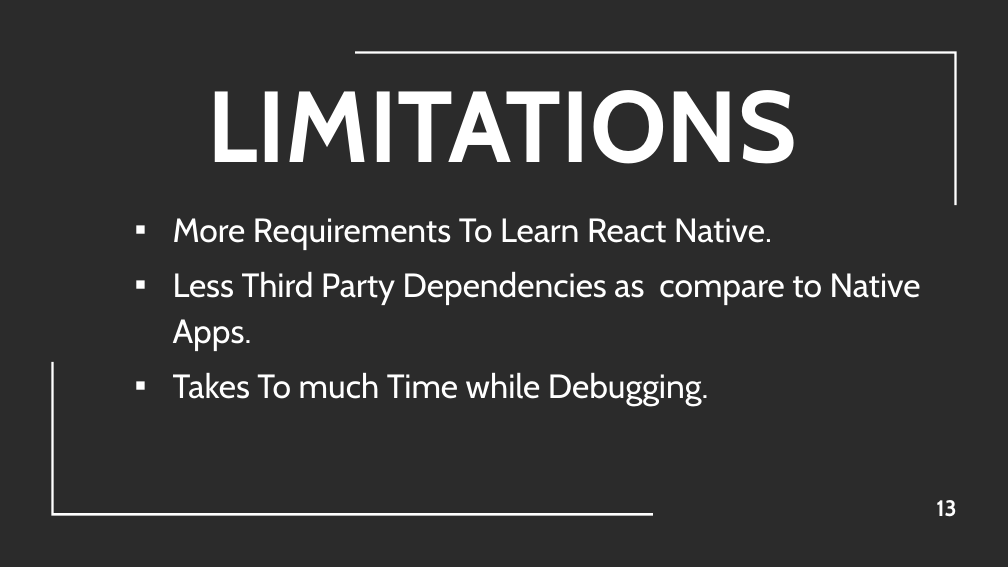
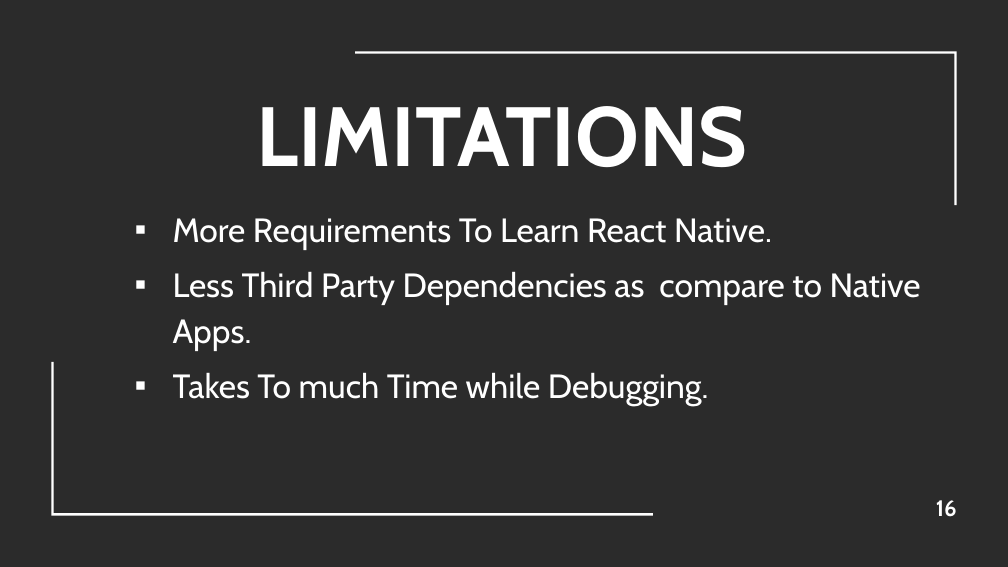
Before and after one commit to SanketsCode/TE-SEM-V-Projects, a slide deck: slide 16 of cross_platform.pptx (slide 13 before the commit). Drawn at 1008x567 pixels with LibreOffice and Linux fonts; fonts in the diff are those of the drawing; background and template pictures are left out; a plain dark background stands for a picture behind light text. Boxes give left, top, right and bottom in pixels: in the first picture for what was removed or moved away, otherwise in the second. Text is boxed around its words. In the diff, an @@ line names an element or a change of style, - is before the commit and + after.

```diff
--- a/cross_platform.pptx
+++ b/cross_platform.pptx
@@ text "LIMITATIONS" at [257, 106, 748, 167]: size 72 to 60 pt @@
@@ page number at [936, 500, 957, 517]: text changed @@
-13
+16
```
Also in this commit, not shown: 6 other slides changed, 5 slides added, 1 other file.
